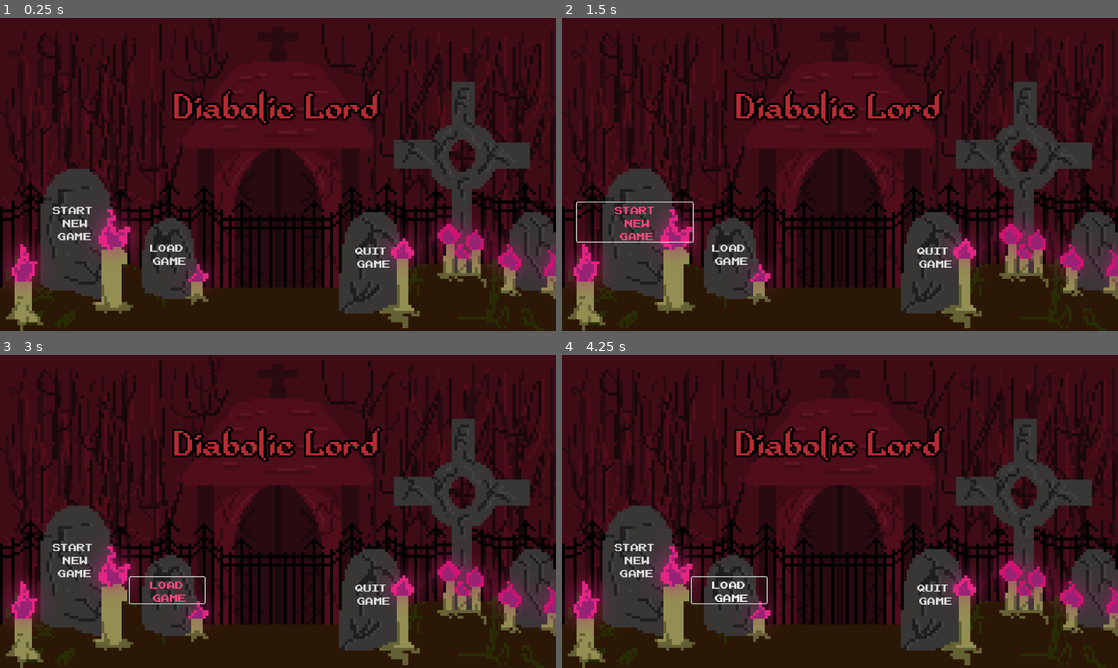
Above: before the commit, frames 1-4 (two rows, left to right).
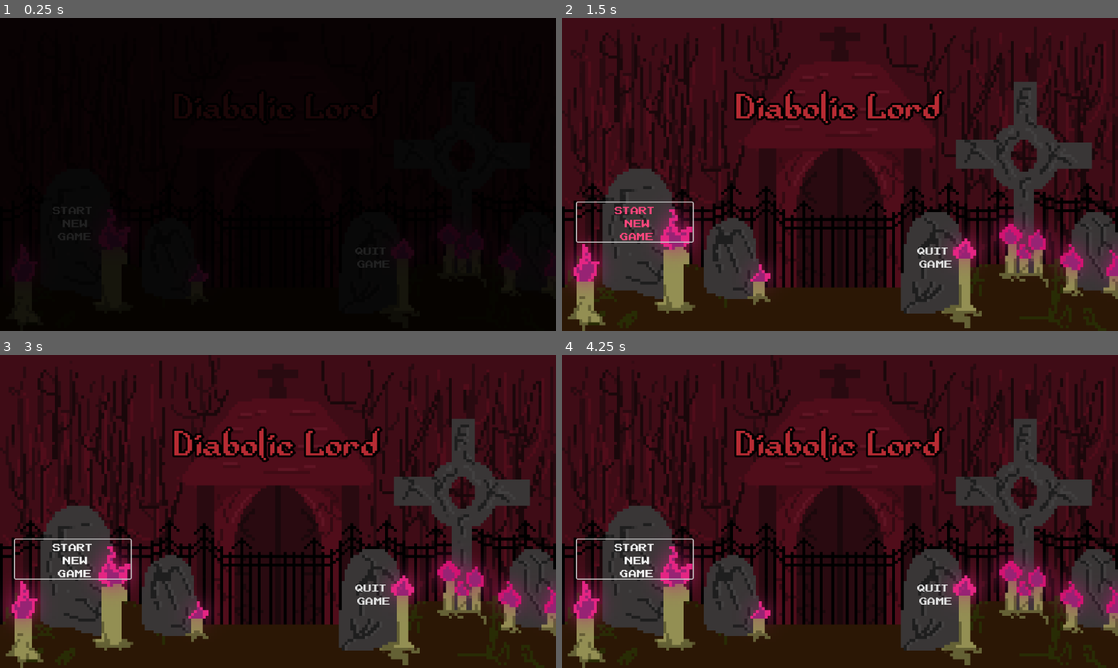
Above: after the commit, the same moments.

Repository: GeMini-220/Diabolic-Lord
Game: Godot game, scene res://MainScenes/start_menu.tscn
Two runs of this game, one before a commit and one after it. Both use one fixed random seed, a clock stepped at 60 frames per second and the inputs below.
Inputs (mouse positions are in pixels of both pictures, inside the frame that each line leads up to):
- Up to frame 1 (0.25 s): no input
- Up to frame 2 (1.5 s): click "Start New Game" at 0.5 s; click "Start New Game" at 1.25 s
- Up to frame 3 (3 s): click "Start New Game" at 2 s; click (166, 589) at 2.75 s, where only the run before the commit has a clickable "Load Game"
- Up to frame 4 (4.25 s): move the mouse to (962, 495) at 3.52 s; click (962, 495) at 3.67 s

The runs differ from the first frame. In frame 1, 88% of the frame differs, in the area x 0-100%, y 0-100%; in frame 2, 0.2%; in frame 3, 0.6%; in frame 4, 0.6%.
Error before the commit: Parse Error: Identifier "screen_fade_anim" not declared in the current scope. (res://src/start_menu.gd:11)

Commit message:
Merge branch 'main' into inferno-skills
dealt with conflicts

Diff:
--- a/MainScenes/start_menu.tscn
+++ b/MainScenes/start_menu.tscn
@@ -1,10 +1,11 @@
-[gd_scene load_steps=12 format=3 uid="uid://bt0p0f1doph00"]
+[gd_scene load_steps=16 format=3 uid="uid://bt0p0f1doph00"]
 
 [ext_resource type="Script" path="res://src/start_menu.gd" id="1_yf0g8"]
 [ext_resource type="Texture2D" uid="uid://c71gg1jag5br4" path="res://Image/Mausoleum_Background.png" id="2_37vsj"]
 [ext_resource type="FontFile" uid="uid://cvy4ahqpj54t0" path="res://fonts/Adventurer.ttf" id="2_wgoxx"]
 [ext_resource type="FontFile" uid="uid://7jvdsijkjmcl" path="res://fonts/NESCyrillic.ttf" id="3_7t56n"]
 [ext_resource type="Theme" uid="uid://bnteruy8vbr4b" path="res://src/main_menu_button.tres" id="4_tvqsd"]
+[ext_resource type="AudioStream" uid="uid://dsuq45efjulon" path="res://audio/DLOST_-_Diabolic_Lord.wav" id="6_s007r"]
 
 [sub_resource type="StyleBoxEmpty" id="StyleBoxEmpty_5c30k"]
 
@@ -17,6 +18,78 @@
 [sub_resource type="StyleBoxEmpty" id="StyleBoxEmpty_ayfon"]
 
 [sub_resource type="StyleBoxEmpty" id="StyleBoxEmpty_dd4pb"]
+
+[sub_resource type="Animation" id="Animation_qsq1r"]
+resource_name = "fade_in"
+tracks/0/type = "value"
+tracks/0/imported = false
+tracks/0/enabled = true
+tracks/0/path = NodePath(".:modulate")
+tracks/0/interp = 1
+tracks/0/loop_wrap = true
+tracks/0/keys = {
+"times": PackedFloat32Array(0.1, 1),
+"transitions": PackedFloat32Array(1, 1),
+"update": 0,
+"values": [Color(1, 1, 1, 1), Color(1, 1, 1, 0)]
+}
+tracks/1/type = "value"
+tracks/1/imported = false
+tracks/1/enabled = true
+tracks/1/path = NodePath(".:visible")
+tracks/1/interp = 1
+tracks/1/loop_wrap = true
+tracks/1/keys = {
+"times": PackedFloat32Array(0, 1),
+"transitions": PackedFloat32Array(1, 1),
+"update": 1,
+"values": [true, false]
+}
+
+[sub_resource type="Animation" id="Animation_kd8jn"]
+resource_name = "fade_out"
+tracks/0/type = "value"
+tracks/0/imported = false
+tracks/0/enabled = true
+tracks/0/path = NodePath(".:modulate")
+tracks/0/interp = 1
+tracks/0/loop_wrap = true
+tracks/0/keys = {
+"times": PackedFloat32Array(0.1, 1),
+"transitions": PackedFloat32Array(1, 1),
+"update": 0,
+"values": [Color(1, 1, 1, 0), Color(1, 1, 1, 1)]
+}
+tracks/1/type = "value"
+tracks/1/imported = false
+tracks/1/enabled = true
+tracks/1/path = NodePath(".:visible")
+tracks/1/interp = 1
+tracks/1/loop_wrap = true
+tracks/1/keys = {
+"times": PackedFloat32Array(0, 1),
+"transitions": PackedFloat32Array(1, 1),
+"update": 1,
+"values": [true, true]
+}
+tracks/2/type = "value"
+tracks/2/imported = false
+tracks/2/enabled = true
+tracks/2/path = NodePath("../BGMusic:volume_db")
+tracks/2/interp = 1
+tracks/2/loop_wrap = true
+tracks/2/keys = {
+"times": PackedFloat32Array(0, 1),
+"transitions": PackedFloat32Array(1, 0.574349),
+"update": 0,
+"values": [0.0, -80.0]
+}
+
+[sub_resource type="AnimationLibrary" id="AnimationLibrary_xnham"]
+_data = {
+"fade_in": SubResource("Animation_qsq1r"),
+"fade_out": SubResource("Animation_kd8jn")
+}
 
 [node name="Start Menu" type="Control"]
 layout_mode = 3
@@ -186,6 +259,24 @@
 dialog_autowrap = true
 cancel_button_text = "NO!!!!!"
 
+[node name="ScreenFade" type="ColorRect" parent="."]
+layout_mode = 1
+anchors_preset = 15
+anchor_right = 1.0
+anchor_bottom = 1.0
+grow_horizontal = 2
+grow_vertical = 2
+color = Color(0, 0, 0, 1)
+
+[node name="ScreenFadeAnim" type="AnimationPlayer" parent="ScreenFade"]
+libraries = {
+"": SubResource("AnimationLibrary_xnham")
+}
+
+[node name="BGMusic" type="AudioStreamPlayer2D" parent="."]
+stream = ExtResource("6_s007r")
+autoplay = true
+
 [connection signal="pressed" from="start_new_game" to="." method="_on_start_new_game_pressed"]
 [connection signal="pressed" from="load_game" to="." method="_on_load_game_pressed"]
 [connection signal="pressed" from="quit_game" to="." method="_on_quit_game_pressed"]
--- a/src/start_menu.gd
+++ b/src/start_menu.gd
@@ -3,11 +3,14 @@
 @onready var battle_scene = preload("res://MainScenes/campfire.tscn") as PackedScene
 @onready var confirmation_dialog = $ConfirmationDialog
 @onready var load_game = $load_game
+@onready var screen_fade = $ScreenFade
+@onready var screen_fade_anim = $ScreenFade/ScreenFadeAnim
 
 
 
 
 func start_fade_in():
+
 	screen_fade_anim.play("fade_in")
 	await screen_fade_anim.animation_finished
 
